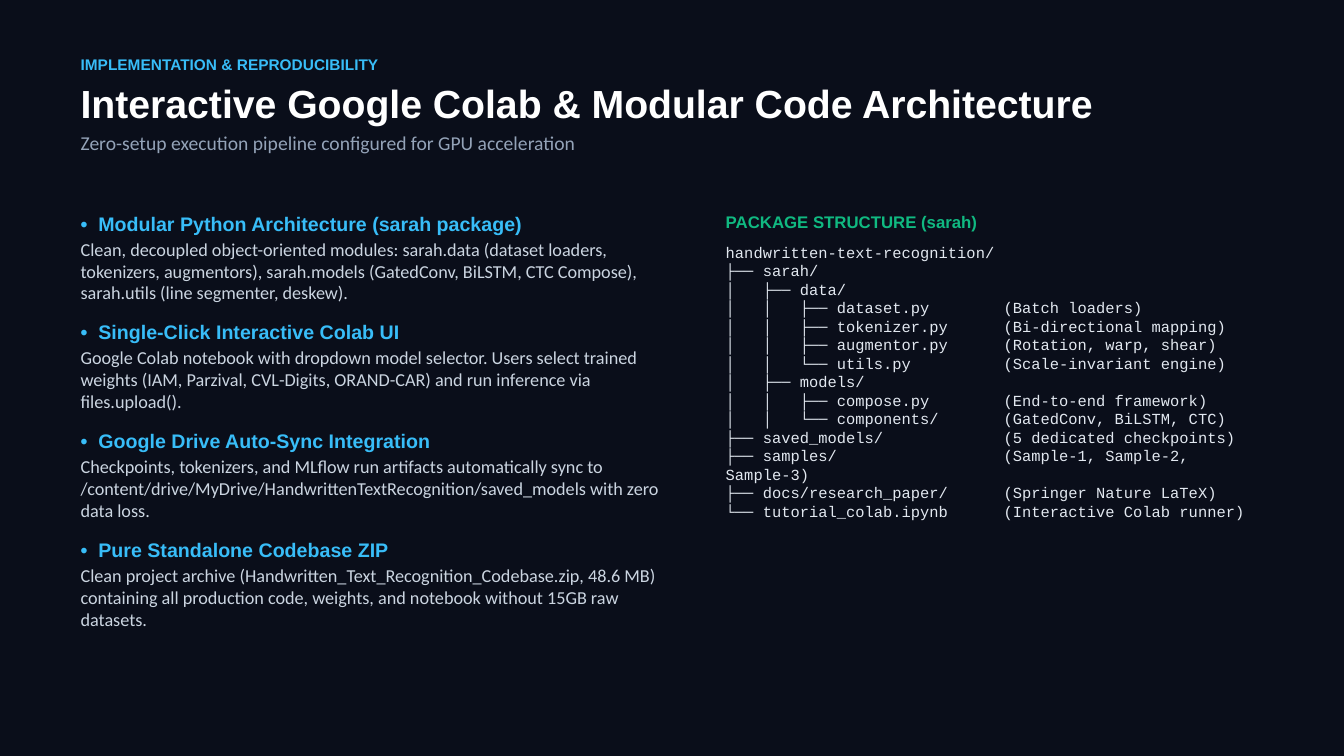
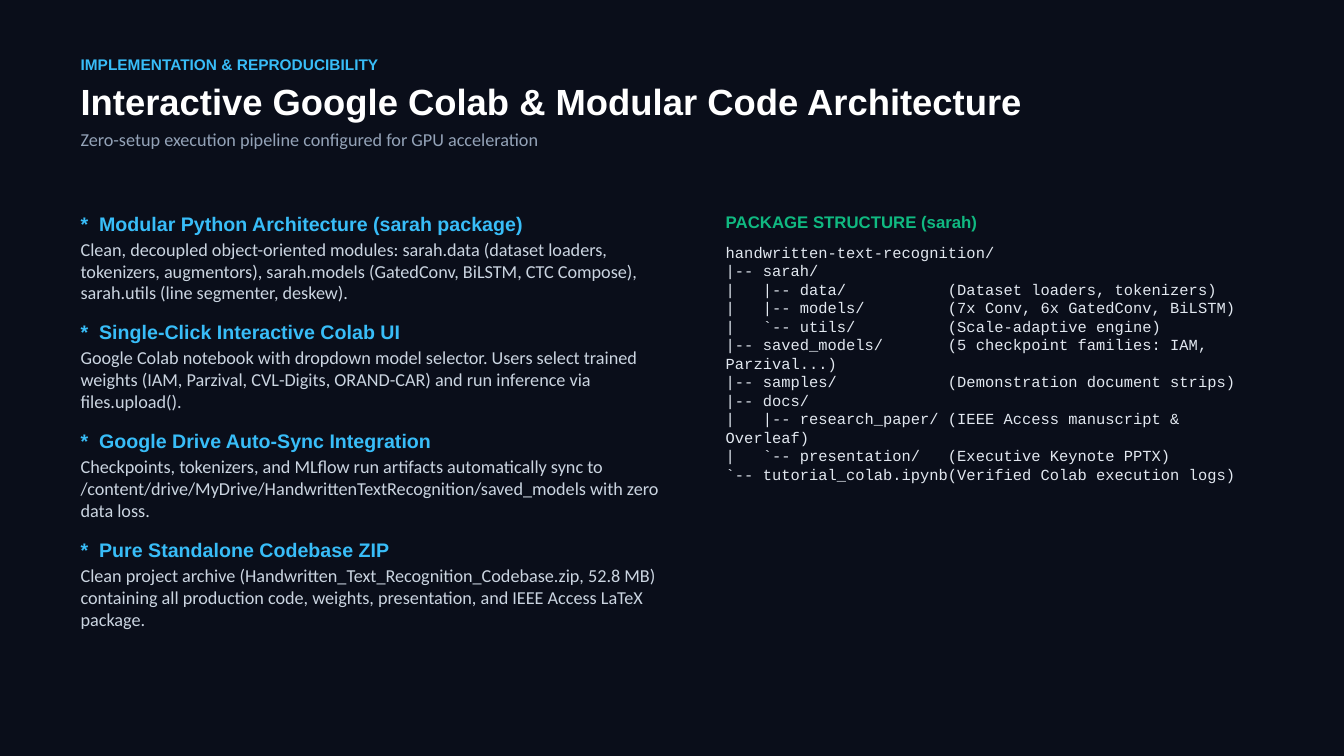
Before and after one commit to Balaji268268/HandwrittenTextRecognition, a slide deck: slide 11 of Handwritten_Text_Recognition_MNC_Keynote.pptx. Drawn at 1344x756 pixels with LibreOffice and Linux fonts; fonts in the diff are those of the drawing. Boxes give left, top, right and bottom in pixels: in the first picture for what was removed or moved away, otherwise in the second. Text is boxed around its words. In the diff, an @@ line names an element or a change of style, - is before the commit and + after.

Commit message:
Synchronize architecture (7 Conv2D, 6 Gated-CNN, 2-head MHSA, 1.58M params), accurate dataset splits, Cell 39 IAM provenance, and updated keynote across all deliverables

```diff
--- a/Handwritten_Text_Recognition_MNC_Keynote.pptx
+++ b/Handwritten_Text_Recognition_MNC_Keynote.pptx
@@ text at (x1=81, y1=88, x2=1021, y2=149): size 28 to 26 pt in "Interactive Google Colab & Modular Code Architecture"; size 14 to 13 pt in "Zero-setup execution pipeline configured for GPU acceleratio ..."; more space between paragraphs @@
@@ text at (x1=726, y1=247, x2=1235, y2=483): text changed @@
-handwritten-text-recognition/
-├── sarah/
-│ ├── data/
-│ │ ├── dataset.py (Batch loaders)
-│ │ ├── tokenizer.py (Bi-directional mapping)
-│ │ ├── augmentor.py (Rotation, warp, shear)
-│ │ └── utils.py (Scale-invariant engine)
-│ ├── models/
-│ │ ├── compose.py (End-to-end framework)
-│ │ └── components/ (GatedConv, BiLSTM, CTC)
-├── saved_models/ (5 dedicated checkpoints)
-├── samples/ (Sample-1, Sample-2, Sample-3)
-├── docs/research_paper/ (Springer Nature LaTeX)
-└── tutorial_colab.ipynb (Interactive Colab runner)
+handwritten-text-recognition/
+|-- sarah/
+| |-- data/ (Dataset loaders, tokenizers)
+| |-- models/ (7x Conv, 6x GatedConv, BiLSTM)
+| `-- utils/ (Scale-adaptive engine)
+|-- saved_models/ (5 checkpoint families: IAM, Parzival...)
+|-- samples/ (Demonstration document strips)
+|-- docs/
+| |-- research_paper/ (IEEE Access manuscript & Overleaf)
+| `-- presentation/ (Executive Keynote PPTX)
+`-- tutorial_colab.ipynb(Verified Colab execution logs)
@@ text at (x1=81, y1=542, x2=655, y2=629): text changed @@
-• Pure Standalone Codebase ZIP
-Clean project archive (Handwritten_Text_Recognition_Codebase.zip, 48.6 MB) containing all production code, weights, and notebook without 15GB raw datasets.
+* Pure Standalone Codebase ZIP
+Clean project archive (Handwritten_Text_Recognition_Codebase.zip, 52.8 MB) containing all production code, weights, presentation, and IEEE Access LaTeX package.
```
Also in this commit, not shown: 7 other slides changed, 6 slides added, 6 slides removed, 6 other files.
